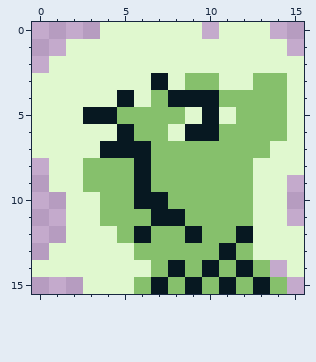
A pixel-art file gets an edit: assets/avatars/intro/lostlady.aseprite. Above is the file before it was changed.
16x16 pixels, 1 frame.
The same view after the edit:
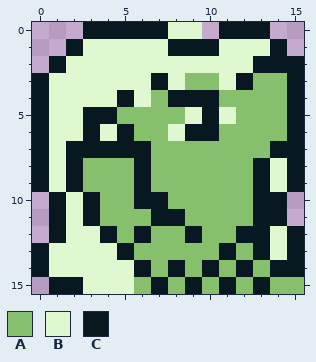
Palette (. is transparent): A #86c06c  B #e0f8cf  C #071821
Diff:
layer "Layer 2" added
Layer "Layer 2":
y 0: x 3..7 .BBBB -> CCCCC; x 11..13 BBB -> CCC
y 1: x 2 B -> C; x 8..10 BBB -> CCC; x 14 B -> C
y 2: x 1 B -> C; x 13..15 BBB -> CCC
y 3: x 0 B -> C; x 12 B -> C; x 15 B -> C
y 4..5: x 0 B -> C; x 15 B -> C
y 6: x 0 B -> C; x 3 B -> C; x 15 B -> C
y 7: x 0 B -> C; x 2..3 BB -> CC; x 14..15 BB -> CC
y 8: x 0 . -> C; x 2 B -> C; x 13 B -> C; x 15 B -> C
y 9: x 0 . -> C; x 2 B -> C; x 13 B -> C; x 15 . -> C
y 10..11: x 1 . -> C; x 3 B -> C; x 13..14 BB -> CC
y 12: x 1 . -> C; x 4 B -> C; x 13 B -> C; x 15 B -> C
y 13: x 0 . -> C; x 5 B -> C; x 13 B -> C; x 15 B -> C
y 14: x 0 B -> C; x 6 B -> C; x 14..15 .B -> CC
y 15: x 1..2 .. -> CC; x 15 . -> A
